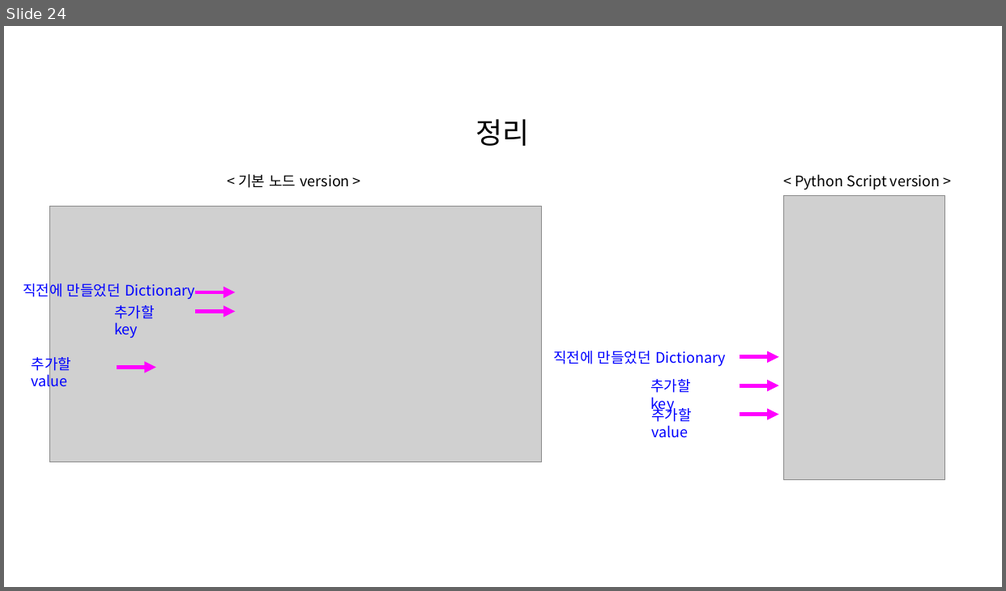
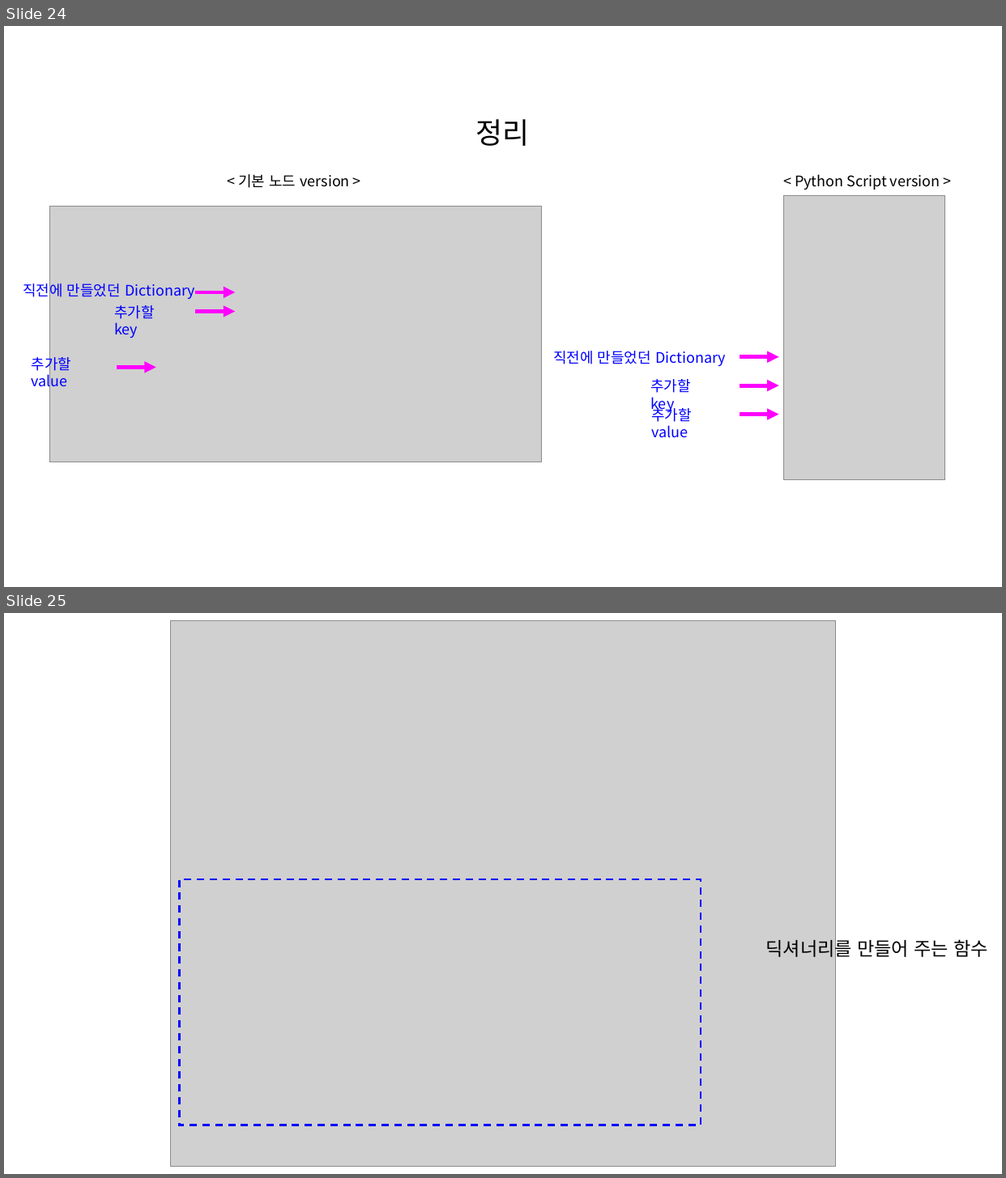
Before and after one commit to hnanmal/hnanmal_tistory, a slide deck: 20221109_다이나모에서 딕셔너리 활용하여 코드 복잡도 완화하기/documentum/블로그용.pptx. Shown one above the other, each under a label of ours: slide 24 before the commit, slides 24 and 25 after it. The pictures are 1006x591 and 1006x1178 pixels, drawn with LibreOffice and Linux fonts; fonts in the diff are those of the drawing; grey boxes stand for pictures. Boxes give left, top, right and bottom in pixels: in the first picture for what was removed or moved away, otherwise in the second. Text is boxed around its words. In the diff, an @@ line names an element or a change of style, - is before the commit and + after.

```diff
--- a/20221109_다이나모에서 딕셔너리 활용하여 코드 복잡도 완화하기/documentum/블로그용.pptx
+++ b/20221109_다이나모에서 딕셔너리 활용하여 코드 복잡도 완화하기/documentum/블로그용.pptx
@@ slide 25 added at [4, 613, 1002, 1174], background #FFFFFF @@
@@ picture added at [171, 620, 836, 1166] @@
@@ rectangle added at [179, 879, 701, 1126], outline #0000FF 1.75 pt dashed @@
@@ text added at [766, 937, 988, 960], 18 pt, text #000000 @@
+딕셔너리를 만들어 주는 함수
```
Also in this commit, not shown: 3 slides changed, 1 slide removed.
